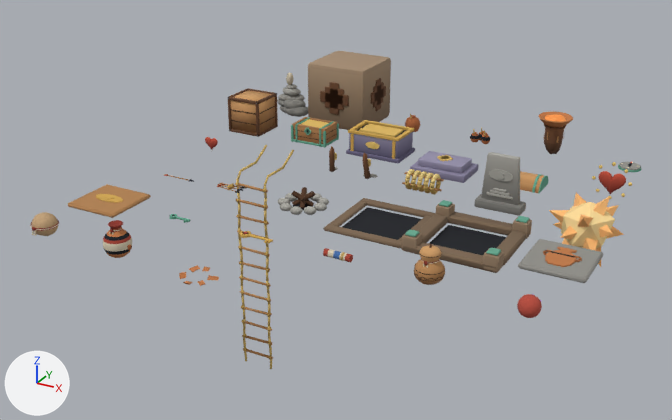
Before and after pictures for a commit that changed the Blender file art/blender/objetos.blend.
Camera for both pictures: a 50 mm camera at (14.1, -22.82, 8.48) aimed at (4.11, -4.64, -0.61). Arrows for +X, +Y and +Z are at lower left; the lights stay in place. The first picture is the older version.

Names of what the first picture shows: 'bloque_empujable', 'cajon', 'cofre', 'cofre_grande', 'cofre_grande_tapa', 'escalera_soga', 'estela', 'explosion', 'interruptor_marco', 'interruptor_peso_marco', 'interruptor_peso_placa', 'interruptor_placa', 'vasija', 'vasija_pedazos' and 18 more.
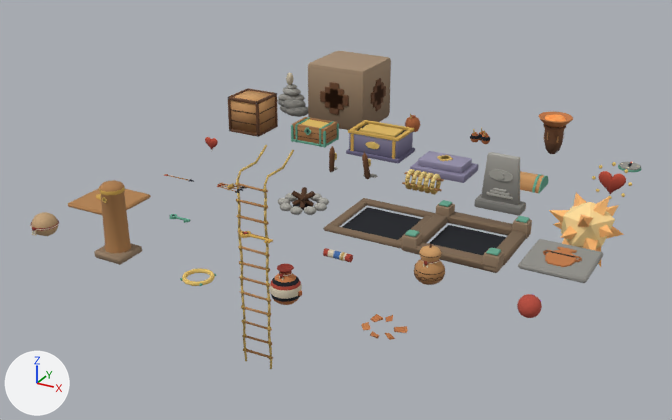
Pixel boxes [x1, y1, x2, y2] of what changed, in the pictures (672 x 420 px):
'poste_gancho', added (brown)
    after: [94, 180, 142, 265]
'vasija', moved
    before: [103, 220, 132, 258]
    after: [270, 264, 302, 305]
'vasija_pedazos', moved
    before: [179, 265, 219, 286]
    after: [361, 314, 408, 340]
'poste_gancho_anillo', added
    after: [180, 268, 216, 286]

The change, as a diff of the scene's bpy script:
```diff
--- a/art/blender/objetos.blend.py
+++ b/art/blender/objetos.blend.py
@@ me_poste_gancho_anillo @@
+me_poste_gancho_anillo.from_pydata(...)  # 210 vertices, 224 faces; spans x -0.32..0.32, y -0.315..0.315, z -0.045..0.045
+me_poste_gancho_anillo.polygons.foreach_set('use_smooth', [True] * 224)
+me_poste_gancho_anillo.materials.append(mat_paleta)  # picture img_palette_png
@@ me_poste_gancho @@
+me_poste_gancho.from_pydata(...)  # 118 vertices, 120 faces; spans x -0.36..0.36, y -0.37..0.36, z -0.01..1.6
+me_poste_gancho.polygons.foreach_set('use_smooth', [True] * 120)
+me_poste_gancho.materials.append(mat_paleta)  # picture img_palette_png
@@ ob_vasija @@
 ob_vasija = bpy.data.objects.new('vasija', me_vasija)
-ob_vasija.location = (2.0, -10.0, 0.0)
+ob_vasija.location = (6.0, -10.0, 0.0)
@@ ob_vasija_pedazos @@
 ob_vasija_pedazos = bpy.data.objects.new('vasija_pedazos', me_vasija_pedazos)
-ob_vasija_pedazos.location = (4.0, -10.0, 0.0)
+ob_vasija_pedazos.location = (8.0, -10.0, 0.0)
@@ ob_poste_gancho_anillo @@
+ob_poste_gancho_anillo = bpy.data.objects.new('poste_gancho_anillo', me_poste_gancho_anillo)
+ob_poste_gancho_anillo.location = (4.0, -10.0, 0.0)
@@ ob_poste_gancho @@
+ob_poste_gancho = bpy.data.objects.new('poste_gancho', me_poste_gancho)
+ob_poste_gancho.location = (2.0, -10.0, 0.0)
```
